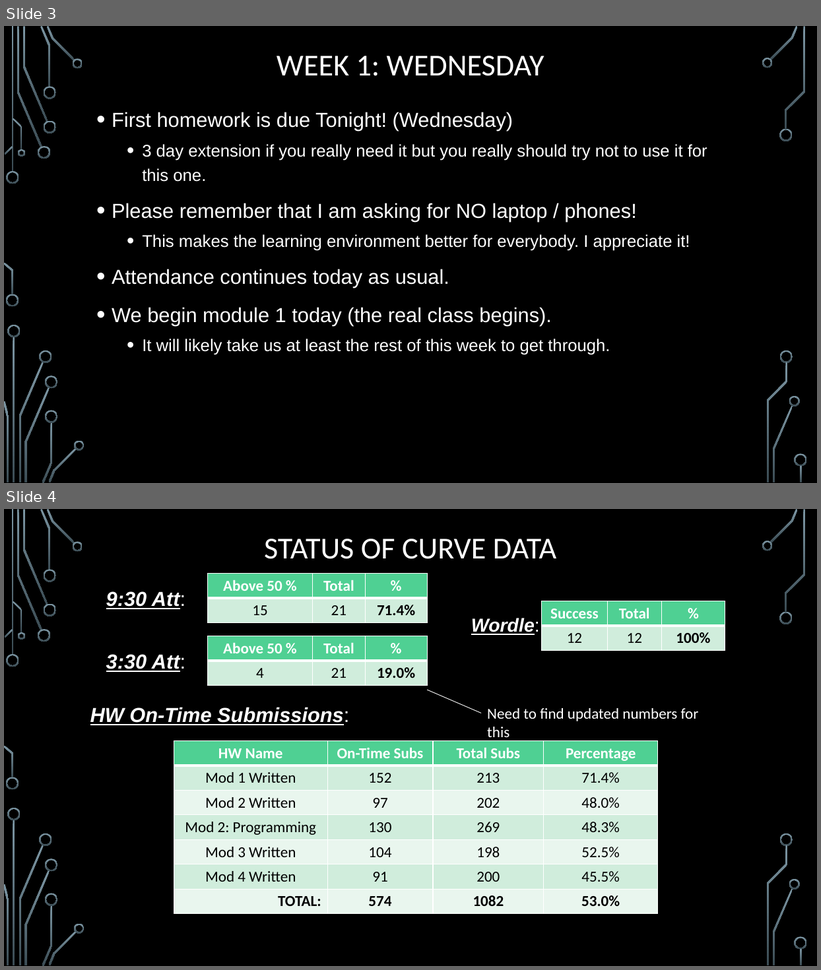
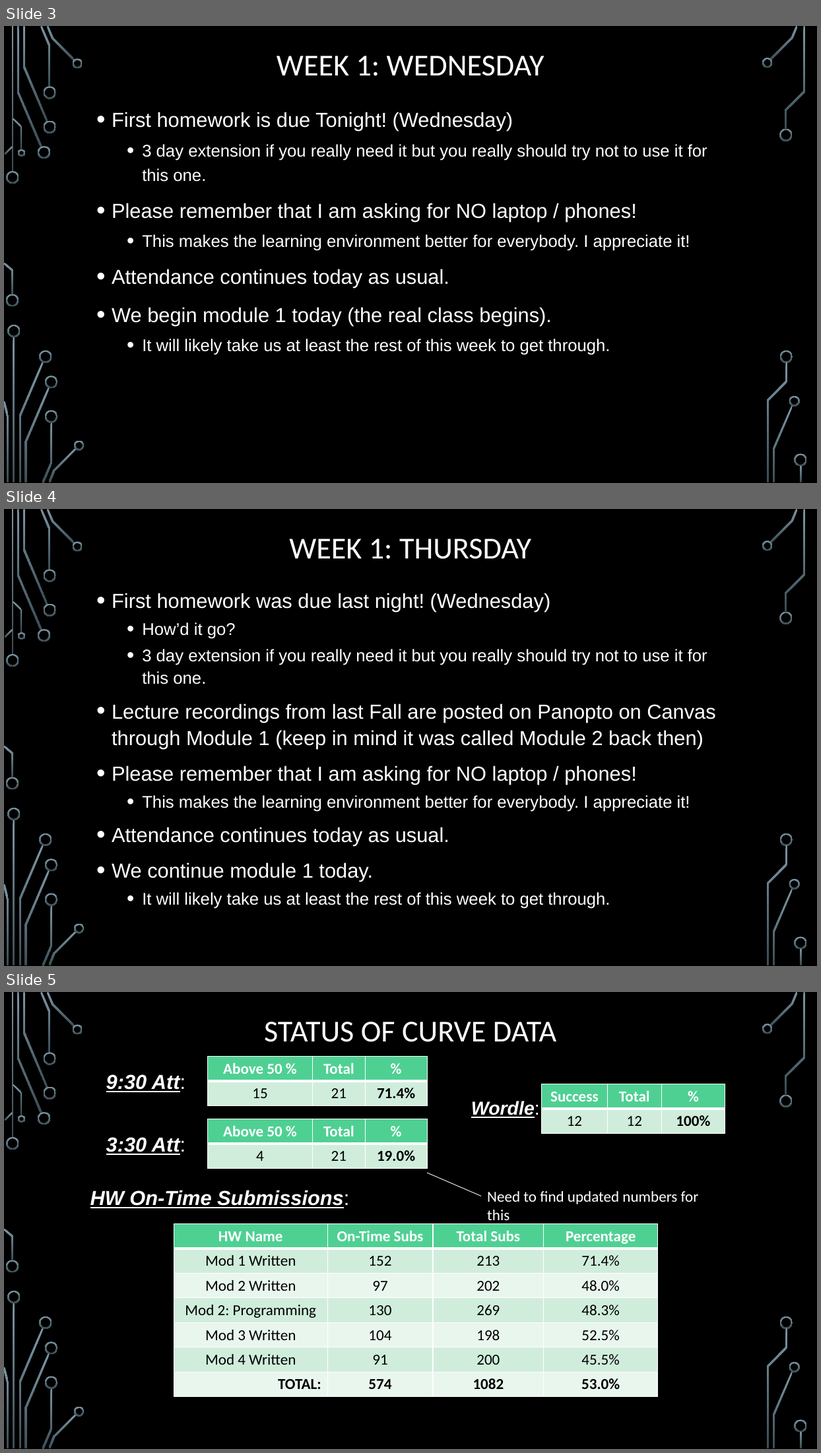
Before and after one commit to markfloryan/dmt2, a slide deck: slides/00-DailyAnnouncements.pptx. Shown one above the other, each under a label of ours: slides 3 and 4 before the commit, slides 3, 4 and 5 after it. The pictures are 821x970 and 821x1453 pixels, drawn with LibreOffice and Linux fonts; fonts in the diff are those of the drawing; background and template pictures are left out. Boxes give left, top, right and bottom in pixels: in the first picture for what was removed or moved away, otherwise in the second. Text is boxed around its words. In the diff, an @@ line names an element or a change of style, - is before the commit and + after.

```diff
--- a/slides/00-DailyAnnouncements.pptx
+++ b/slides/00-DailyAnnouncements.pptx
@@ slide 4 added at box(4, 509, 817, 966), background picture (left out); not listed: 36 template elements that a slide beside it also shows @@
@@ title added at box(289, 539, 531, 559), 36 pt, text #FFFFFF @@
+WEEK 1: THURSDAY
@@ text added at box(112, 593, 715, 909), 24 pt, text #FFFFFF @@
+• First homework was due last night! (Wednesday)
+  • How’d it go?
+  • 3 day extension if you really need it but you really should try not to use it for this one.
+• Lecture recordings from last Fall are posted on Panopto on Canvas through Module 1 (keep in mind it was called Module 2 back then)
+• Please remember that I am asking for NO laptop / phones!
+  • This makes the learning environment better for everybody. I appreciate it!
+• Attendance continues today as usual.
+• We continue module 1 today.
+  • It will likely take us at least the rest of this week to get through.
@@ what was slide 4 is now slide 5 @@
```
Also in this commit, not shown: 1 other file.
